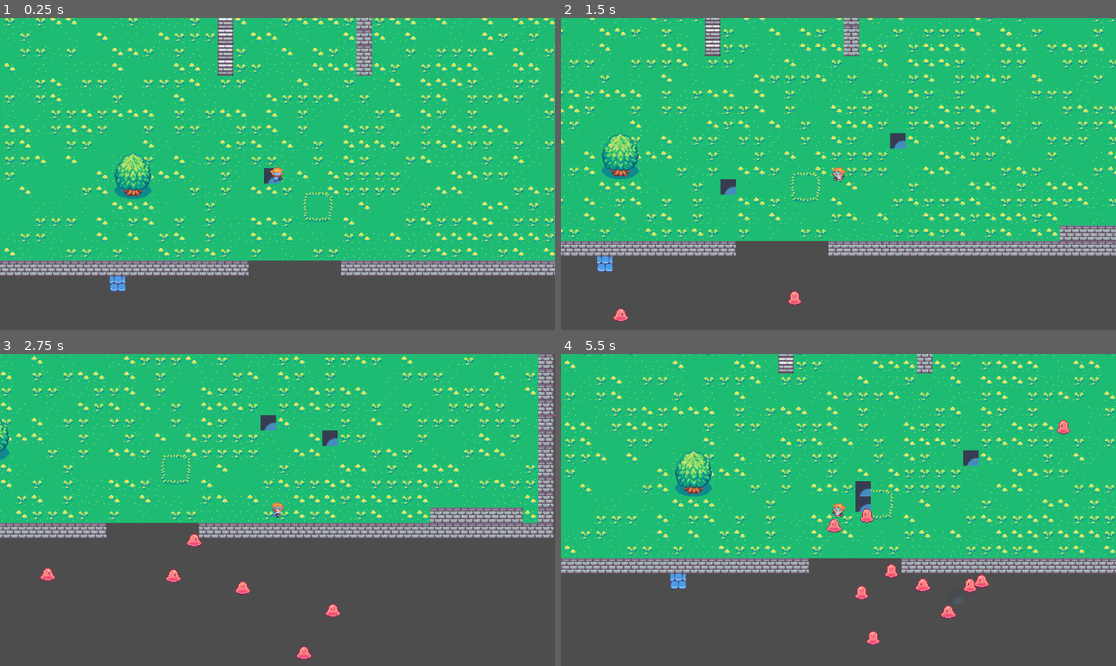
Above: before the commit, frames 1-4 (two rows, left to right).
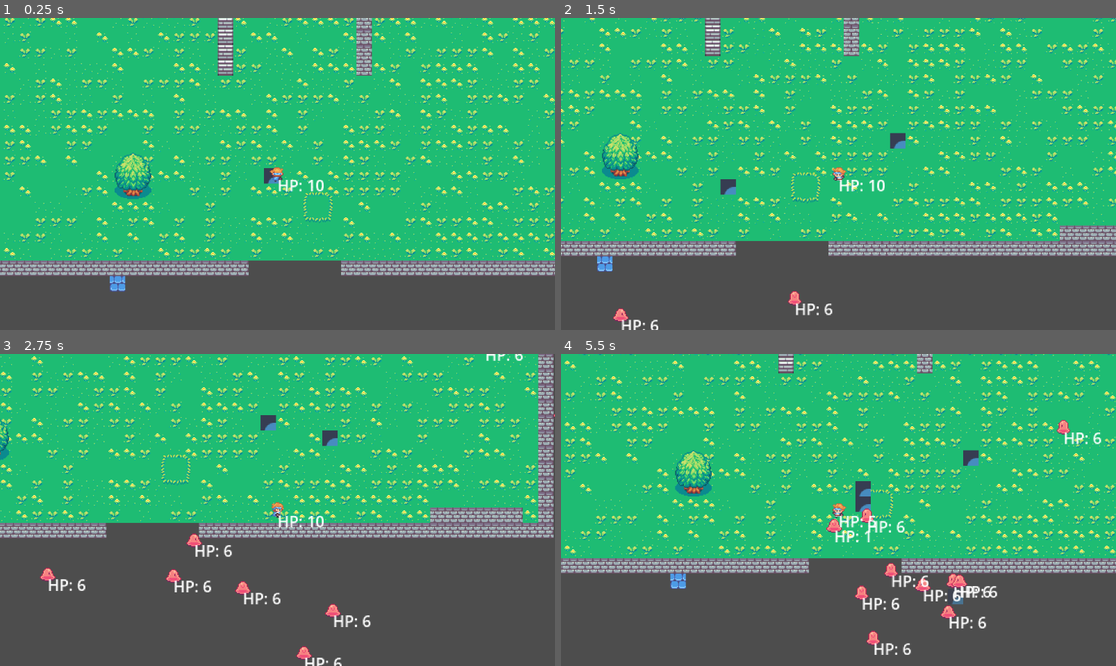
Above: after the commit, the same moments.

Repository: rehnen/game-prototypes
Game: Godot game, scene res://Game.tscn
Same seed, same stepped clock (60 frames per second), same inputs: the game is played once before the commit and once after it. The engine's default icon, where the game draws it, is replaced by a stand-in: a white triangle on a blue panel in a dark square.
Inputs (mouse positions are in pixels of both pictures, inside the frame that each line leads up to):
- Up to frame 1 (0.25 s): no input
- Up to frame 2 (1.5 s): tap Enter at 0.5 s; move the mouse to (960, 158) at 0.52 s; hold D (right) 0.53-1.28 s; click (960, 158) at 0.67 s; move the mouse to (727, 189) at 1.27 s; hold S (down) from 1.28 s (still down)
- Up to frame 3 (2.75 s): move the mouse to (333, 441) at 2.02 s; release S (down) at 2.03 s; hold D (right) from 2.03 s (still down)
- Up to frame 4 (5.5 s): move the mouse to (810, 572) at 2.77 s; release D (right) at 2.78 s; hold W (up) 2.78-3.53 s; click (810, 572) at 2.92 s; move the mouse to (1005, 556) at 3.52 s; hold A (left) 3.53-5.03 s; move the mouse to (672, 463) at 4.27 s; move the mouse to (866, 510) at 5.02 s; hold S (down) from 5.03 s (still down); click (866, 510) at 5.17 s

The runs differ from the first frame. In frame 1, 0.2% of the frame differs, in the area x 50-59%, y 51-56%; in frame 2, 0.4%; in frame 3, 0.9%; in frame 4, 1.7%, in the area x 49-98%, y 25-97%.

Commit message:
tested some type of entity component system

Diff:
--- a/Enemy.tscn
+++ b/Enemy.tscn
@@ -1,7 +1,12 @@
-[gd_scene load_steps=22 format=3 uid="uid://bo8iabx5wdaks"]
+[gd_scene load_steps=25 format=3 uid="uid://bo8iabx5wdaks"]
 
 [ext_resource type="Script" path="res://scripts/enemy.gd" id="1_bniu7"]
 [ext_resource type="Texture2D" uid="uid://pr2xtundhlc7" path="res://Slime 01.png" id="1_vigff"]
+[ext_resource type="PackedScene" uid="uid://bk0d2osbxuvwi" path="res://components/hitbox/hitbox.tscn" id="2_ps2cf"]
+[ext_resource type="PackedScene" uid="uid://vjkh5e3dnole" path="res://components/health/health.tscn" id="4_o2l2c"]
+
+[sub_resource type="RectangleShape2D" id="RectangleShape2D_ixjrs"]
+size = Vector2(16, 15)
 
 [sub_resource type="AtlasTexture" id="AtlasTexture_cpjh1"]
 atlas = ExtResource("1_vigff")
@@ -148,8 +153,16 @@
 
 [node name="Enemy" type="CharacterBody2D"]
 z_index = 1
-collision_layer = 3
+collision_layer = 2
+collision_mask = 13
 script = ExtResource("1_bniu7")
+
+[node name="Hitbox" parent="." node_paths=PackedStringArray("health") instance=ExtResource("2_ps2cf")]
+health = NodePath("../Health")
+
+[node name="CollisionShape2D" type="CollisionShape2D" parent="Hitbox"]
+position = Vector2(0, 0.5)
+shape = SubResource("RectangleShape2D_ixjrs")
 
 [node name="Sprite" type="AnimatedSprite2D" parent="."]
 sprite_frames = SubResource("SpriteFrames_y57n3")
@@ -168,4 +181,8 @@
 process_callback = 0
 one_shot = true
 
+[node name="Health" parent="." instance=ExtResource("4_o2l2c")]
+MAX_HEALTH = 6
+
 [connection signal="timeout" from="AttackCooldown" to="." method="_on_attack_cooldown_timeout"]
+[connection signal="health_depleted" from="Health" to="." method="_on_health_depleted"]
--- a/Game.tscn
+++ b/Game.tscn
@@ -388,7 +388,7 @@
 12:14/0 = 0
 
 [sub_resource type="TileSet" id="TileSet_t5f4s"]
-physics_layer_0/collision_layer = 1
+physics_layer_0/collision_layer = 5
 sources/0 = SubResource("TileSetAtlasSource_ywe1t")
 
 [node name="Game" type="Node2D"]
--- a/Obstacle.tscn
+++ b/Obstacle.tscn
@@ -7,8 +7,8 @@
 size = Vector2(16, 16)
 
 [node name="Obstacle" type="StaticBody2D"]
+collision_layer = 8
 script = ExtResource("1_w0vn6")
-hp = 31
 metadata/_edit_horizontal_guides_ = [-32.0]
 
 [node name="Sprite" type="Sprite2D" parent="."]
--- a/Player.tscn
+++ b/Player.tscn
@@ -1,7 +1,9 @@
-[gd_scene load_steps=37 format=3 uid="uid://bu7c5384wsvvb"]
+[gd_scene load_steps=40 format=3 uid="uid://bu7c5384wsvvb"]
 
 [ext_resource type="Texture2D" uid="uid://cdh65ka6wvdkm" path="res://Hero 01.png" id="1_6xkth"]
 [ext_resource type="Script" path="res://scripts/player_script.gd" id="1_id33s"]
+[ext_resource type="PackedScene" uid="uid://vjkh5e3dnole" path="res://components/health/health.tscn" id="3_r6fmx"]
+[ext_resource type="PackedScene" uid="uid://bk0d2osbxuvwi" path="res://components/hitbox/hitbox.tscn" id="4_mmjf3"]
 
 [sub_resource type="AtlasTexture" id="AtlasTexture_prr1k"]
 atlas = ExtResource("1_6xkth")
@@ -274,7 +276,12 @@
 radius = 6.0
 height = 16.0
 
+[sub_resource type="CapsuleShape2D" id="CapsuleShape2D_jtmqy"]
+radius = 7.0
+height = 20.0
+
 [node name="Player" type="CharacterBody2D"]
+collision_mask = 14
 script = ExtResource("1_id33s")
 
 [node name="Sprite" type="AnimatedSprite2D" parent="."]
@@ -284,3 +291,15 @@
 [node name="CollisionShape2D" type="CollisionShape2D" parent="."]
 position = Vector2(0, 1)
 shape = SubResource("CapsuleShape2D_rgrkd")
+
+[node name="Hitbox" parent="." node_paths=PackedStringArray("health") instance=ExtResource("4_mmjf3")]
+health = NodePath("../Health")
+
+[node name="CollisionShape2D" type="CollisionShape2D" parent="Hitbox"]
+shape = SubResource("CapsuleShape2D_jtmqy")
+
+[node name="Health" parent="." instance=ExtResource("3_r6fmx")]
+
+[connection signal="area_entered" from="Hitbox" to="." method="_on_hitbox_area_entered"]
+[connection signal="body_entered" from="Hitbox" to="." method="_on_hitbox_body_entered"]
+[connection signal="health_depleted" from="Health" to="." method="_on_health_health_depleted"]
--- /dev/null
+++ b/components/health/health.gd
@@ -0,0 +1,22 @@
+extends Node2D
+class_name Health
+
+signal health_depleted(node: Node2D)
+
+@export var MAX_HEALTH: int= 10
+var health: int
+# Called when the node enters the scene tree for the first time.
+
+func _ready() -> void:
+  health = MAX_HEALTH
+  $Label.text = str("HP: ", health)
+  pass # Replace with function body.
+
+
+
+func hit(damage: int) -> void:
+  health -= damage
+  if (health <= 0):
+    health_depleted.emit(self)
+
+  $Label.text = str("HP: ", health)
--- /dev/null
+++ b/components/health/health.tscn
@@ -0,0 +1,10 @@
+[gd_scene load_steps=2 format=3 uid="uid://vjkh5e3dnole"]
+
+[ext_resource type="Script" path="res://components/health/health.gd" id="1_tkgyn"]
+
+[node name="Health" type="Node2D"]
+script = ExtResource("1_tkgyn")
+
+[node name="Label" type="Label" parent="."]
+offset_right = 40.0
+offset_bottom = 23.0
--- /dev/null
+++ b/components/hitbox/hitbox.gd
@@ -0,0 +1,22 @@
+extends Area2D
+class_name Hitbox
+
+@export var health: Health
+
+
+# Called when the node enters the scene tree for the first time.
+func _ready() -> void:
+  # let the parent controll the collision layer
+  for i in range(1, 33):
+    self.set_collision_layer_value(i, get_parent().get_collision_layer_value(i))
+    self.set_collision_mask_value(i, get_parent().get_collision_mask_value(i))
+
+
+# Called every frame. 'delta' is the elapsed time since the previous frame.
+func _process(delta: float) -> void:
+  pass
+
+
+func _on_area_entered(area: Area2D) -> void:
+  print_debug("body entered")
+  health.hit(5)
--- /dev/null
+++ b/components/hitbox/hitbox.tscn
@@ -0,0 +1,8 @@
+[gd_scene load_steps=2 format=3 uid="uid://bk0d2osbxuvwi"]
+
+[ext_resource type="Script" path="res://components/hitbox/hitbox.gd" id="1_i5prq"]
+
+[node name="Hitbox" type="Area2D"]
+script = ExtResource("1_i5prq")
+
+[connection signal="area_entered" from="." to="." method="_on_area_entered"]
--- a/obstacle.gd
+++ b/obstacle.gd
@@ -18,6 +18,5 @@
 func hit(attack_power)-> void:
   current_hp -= attack_power
   $Sprite.modulate.a = float(current_hp) / float(hp)
-  print_debug("current hp", current_hp)
   if current_hp <= 0:
     self.queue_free()
--- a/project.godot
+++ b/project.godot
@@ -51,6 +51,17 @@
 ]
 }
 
+[layer_names]
+
+2d_render/layer_1="player"
+2d_render/layer_2="enemy"
+2d_physics/layer_1="player"
+2d_navigation/layer_1="player"
+2d_physics/layer_2="enemy"
+2d_navigation/layer_2="enemy"
+2d_navigation/layer_3="immutable"
+2d_navigation/layer_4="obstacle"
+
 [physics]
 
 2d/physics_engine="GodotPhysics2D"
--- a/scripts/enemy.gd
+++ b/scripts/enemy.gd
@@ -43,6 +43,7 @@
   velocity += velocity * delta
 
   move_and_slide()
+  # mutate and kill enemies
   for i in get_slide_collision_count():
     var collision = get_slide_collision(i)
     if collision.get_collider().has_method("hit") && is_able_to_attack:
@@ -55,3 +56,8 @@
 func _on_attack_cooldown_timeout() -> void:
   print_debug("timer")
   is_able_to_attack = true
+
+
+func _on_health_depleted(node: Node2D) -> void:
+  self.queue_free()
+  pass # Replace with function body.
--- a/scripts/player_script.gd
+++ b/scripts/player_script.gd
@@ -42,8 +42,6 @@
   if direction == Vector2.RIGHT:
       sprite.play("walking_right")
 
-
-
 func _physics_process(delta):
   input_to_direction()
   velocity = velocity.normalized() * 100
@@ -51,6 +49,6 @@
   animate()
   move_and_slide()
 
-
-func _on_area_2d_area_entered(area: Area2D) -> void:
-  print_debug(area)
+func _on_health_health_depleted(node: Node2D) -> void:
+  print_debug("Player should die")
+  pass # Replace with function body.
